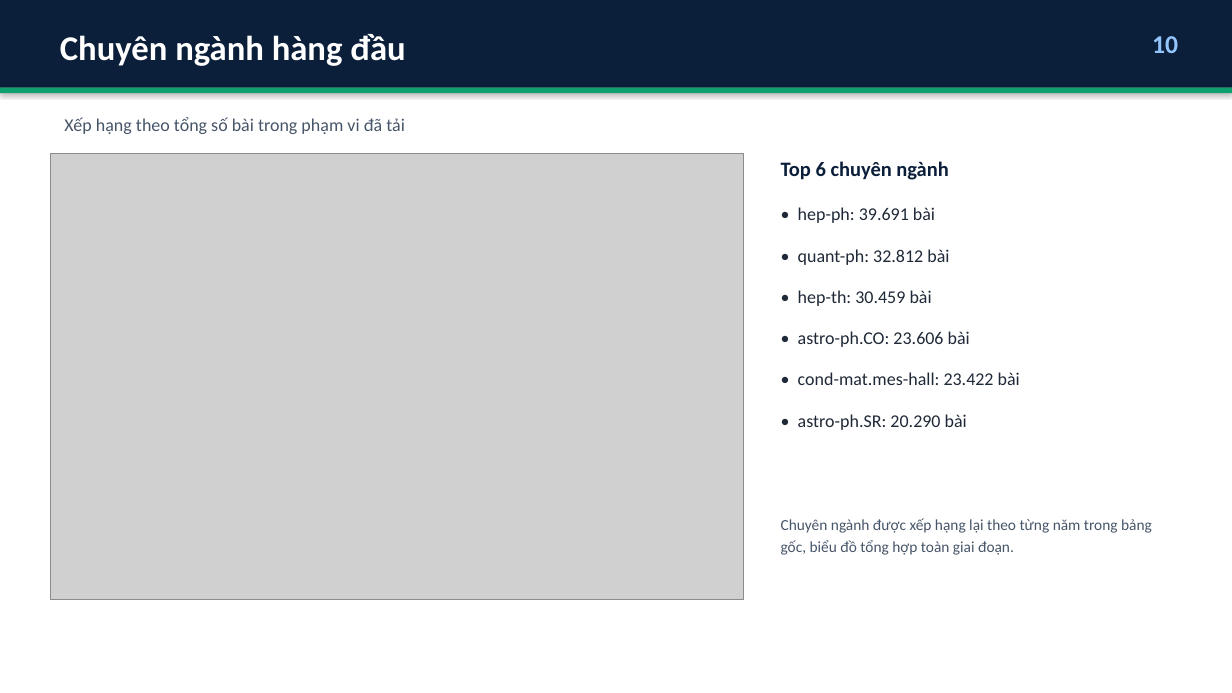
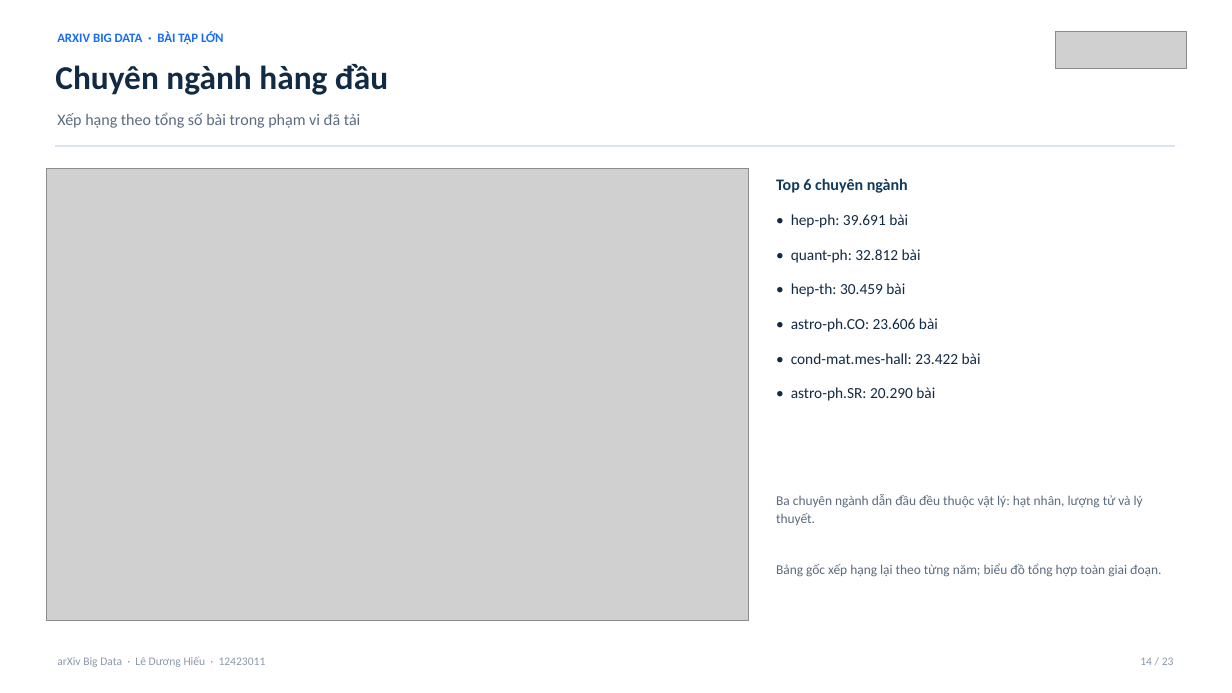
Before and after one commit to LDH-LeHieu18012005/arXiv-Big-Data-Platform, a slide deck: slide 14 of Slide Thuyết trình Xử lý Dữ liệu lớn - Lê Dương Hiếu.pptx (slide 10 before the commit). Drawn at 1232x693 pixels with LibreOffice and Linux fonts; fonts in the diff are those of the drawing; grey boxes stand for pictures. Boxes give left, top, right and bottom in pixels: in the first picture for what was removed or moved away, otherwise in the second. Text is boxed around its words. In the diff, an @@ line names an element or a change of style, - is before the commit and + after.

Commit message:
chore: finalize report and slides, sync dashboard screenshots, clean workspace
- Rebuild DOCX/PDF with real figure/table page numbers using the stable two-pass Word refresh
- Recapture dashboard screenshots from the final UI and rebuild slides + PDF
- Add template-based report builder and deprecate the old layout script
- Move report template to templates/, remove debug scripts, stale markdown report and unused screenshots
- Update dashboard schema test and README report instructions

```diff
--- a/Slide Thuyết trình Xử lý Dữ liệu lớn - Lê Dương Hiếu.pptx
+++ b/Slide Thuyết trình Xử lý Dữ liệu lớn - Lê Dương Hiếu.pptx
@@ rectangle removed at box(0, 0, 1232, 88) @@
@@ text "Chuyên ngành hàng đầu": place and size @@
-text "Chuyên ngành hàng đầu" at box(60, 34, 405, 66)
+text "Chuyên ngành hàng đầu" at box(55, 64, 388, 95)
@@ text "Chuyên ngành hàng đầu" at box(55, 64, 388, 95): size 27 to 26 pt, text colour #FFFFFF to #122B45; line spacing 1.15 to 1.12 @@
@@ text added at box(57, 31, 224, 44), 10 pt, text #1A6CF0, bold @@
+ARXIV BIG DATA · BÀI TẬP LỚN
@@ picture added at box(1055, 31, 1187, 69) @@
@@ text removed at box(1152, 36, 1178, 53) @@
-10
@@ rectangle removed at box(0, 88, 1232, 93) @@
@@ text "Xếp hạng theo tổng số ..." at box(57, 112, 361, 128): size 14 to 12.5 pt, text colour #475569 to #5B6B80; line spacing 1.15 to 1.12 @@
@@ line added from (55, 146) to (1176, 146), #D9E4F2 1 pt @@
@@ picture: place and size @@
-picture at box(51, 153, 744, 599)
+picture at box(46, 169, 749, 621)
@@ text "Top 6 chuyên ngành": place and size @@
-text "Top 6 chuyên ngành" at box(781, 161, 948, 180)
+text "Top 6 chuyên ngành" at box(776, 178, 908, 193)
@@ text "Top 6 chuyên ngành" at box(776, 178, 908, 193): size 16 to 12.5 pt, text colour #0B1F3A to #123A5C; line spacing 1.15 to 1.12 @@
@@ text "• hep-ph: 39.691 bài": place and size @@
-text "• hep-ph: 39.691 bài" at box(798, 207, 1020, 430)
+text "• hep-ph: 39.691 bài" at box(791, 214, 981, 401)
@@ text "• hep-ph: 39.691 bài" at box(791, 214, 981, 401): size 14 to 12 pt, text colour #1F2937 to #122B45; line spacing 1.2 to 1.18; less space between paragraphs @@
@@ text added at box(776, 494, 1143, 525), 10.5 pt, text #5B6B80 @@
+Ba chuyên ngành dẫn đầu đều thuộc vật lý: hạt nhân, lượng tử và lý thuyết.
@@ text at box(776, 563, 1161, 577): text changed; size 12 to 10.5 pt; text colour #475569 to #5B6B80 @@
-Chuyên ngành được xếp hạng lại theo từng năm trong bảng gốc, biểu đồ tổng hợp toàn giai đoạn.
+Bảng gốc xếp hạng lại theo từng năm; biểu đồ tổng hợp toàn giai đoạn.
@@ text added at box(57, 656, 266, 667), 9 pt, text #8B9AAD @@
+arXiv Big Data · Lê Dương Hiếu · 12423011
@@ text added at box(1140, 657, 1174, 665), 9 pt, text #8B9AAD @@
+14 / 23
```
Also in this commit, not shown: 6 other slides changed, 16 slides added, 10 slides removed, 42 other files.
